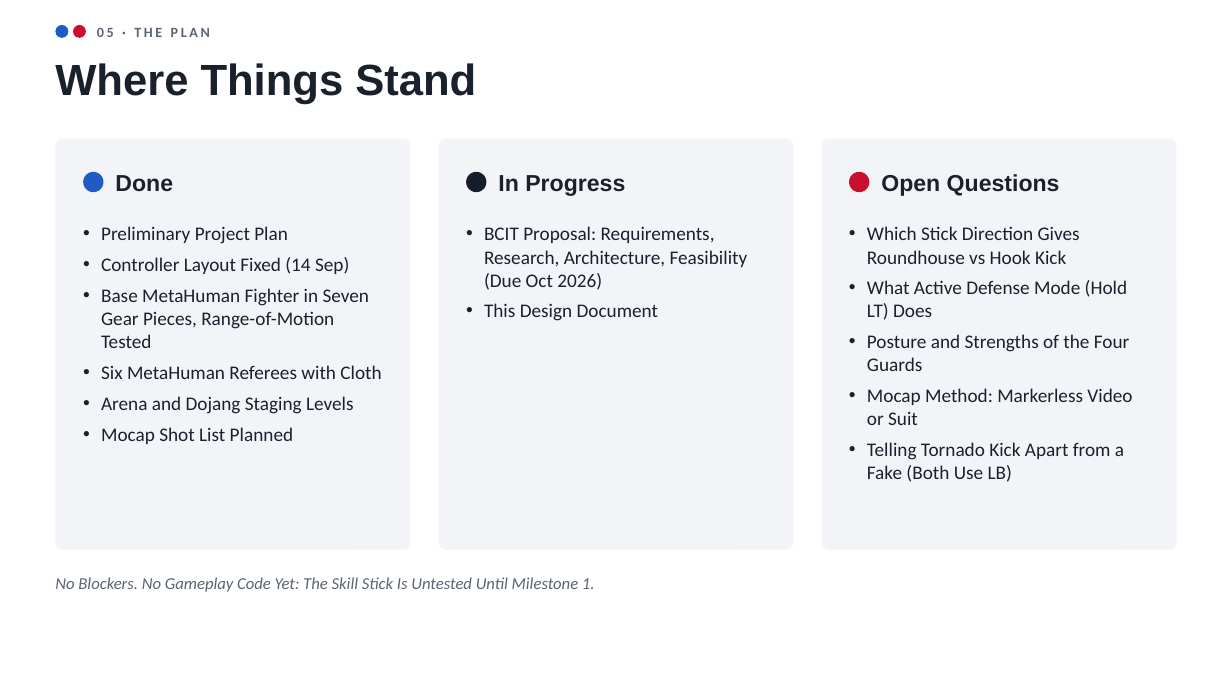
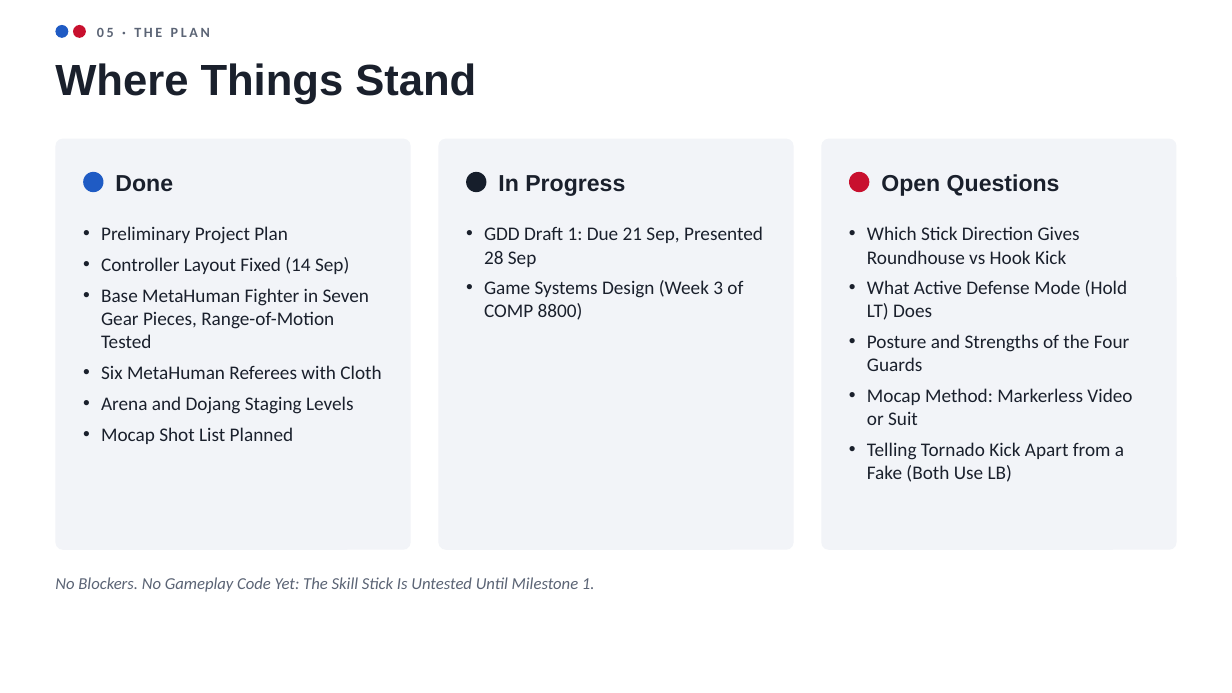
Before and after one commit to JosephDriedger/Open-Stance-Gyeorugi, a slide deck: slide 17 of Docs/GDD_D1P_OpenStance.pptx. Drawn at 1232x693 pixels with LibreOffice and Linux fonts; fonts in the diff are those of the drawing. Boxes give left, top, right and bottom in pixels: in the first picture for what was removed or moved away, otherwise in the second. Text is boxed around its words. In the diff, an @@ line names an element or a change of style, - is before the commit and + after.

```diff
--- a/Docs/GDD_D1P_OpenStance.pptx
+++ b/Docs/GDD_D1P_OpenStance.pptx
@@ text at [484,226,763,320]: text changed @@
-• BCIT Proposal: Requirements, Research, Architecture, Feasibility (Due Oct 2026)
-• This Design Document
+• GDD Draft 1: Due 21 Sep, Presented 28 Sep
+• Game Systems Design (Week 3 of COMP 8800)
```
Also in this commit, not shown: 1 other slide changed, 2 other files.
